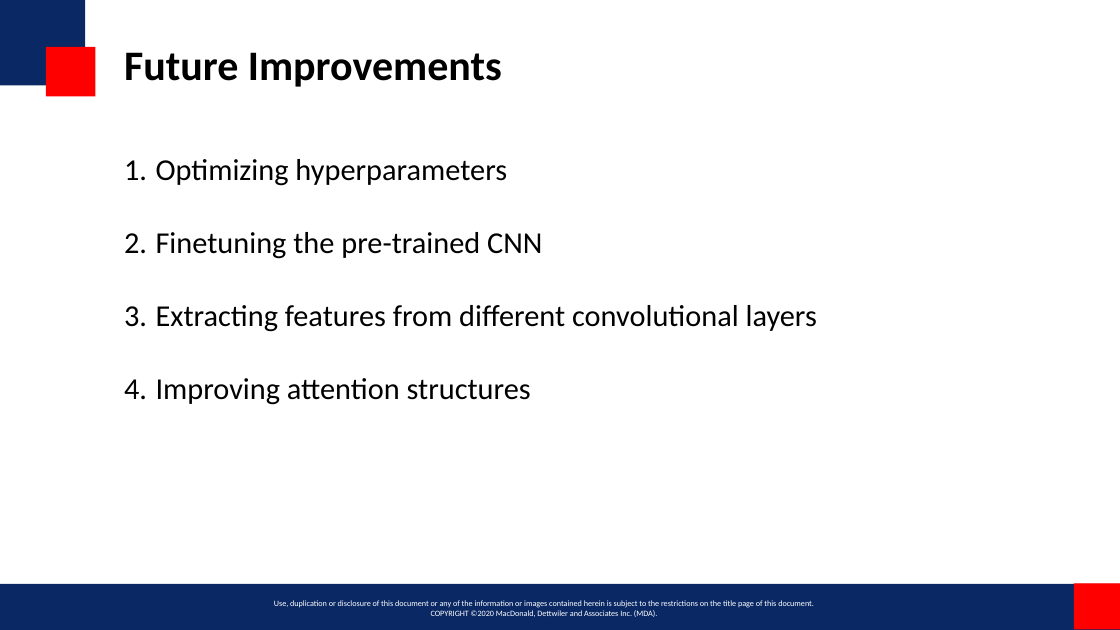
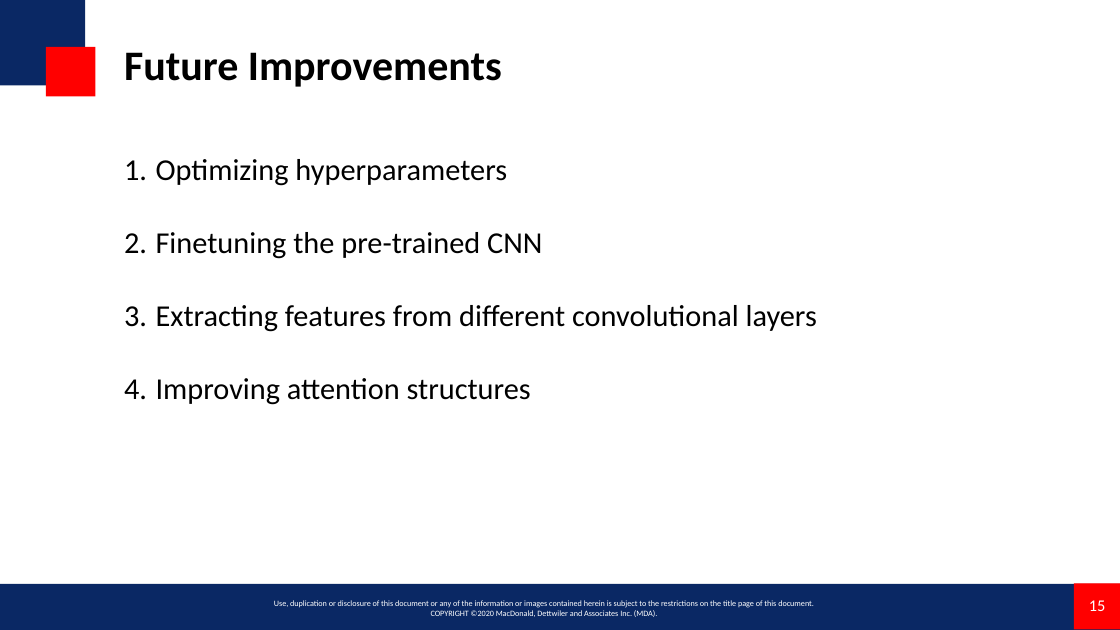
Before and after one commit to miketianchen/MDA_image_captioning, a slide deck: slide 15 of docs/final_presentation.pptx. Drawn at 1120x630 pixels with LibreOffice and Linux fonts; fonts in the diff are those of the drawing; background and template pictures are left out. Boxes give left, top, right and bottom in pixels: in the first picture for what was removed or moved away, otherwise in the second. Text is boxed around its words. In the diff, an @@ line names an element or a change of style, - is before the commit and + after.

```diff
--- a/docs/final_presentation.pptx
+++ b/docs/final_presentation.pptx
@@ page number added at bbox=[1089, 600, 1106, 611], 14 pt, text #FFFFFF @@
+15
```
Also in this commit, not shown: 25 other slides changed, 1 slide added.
